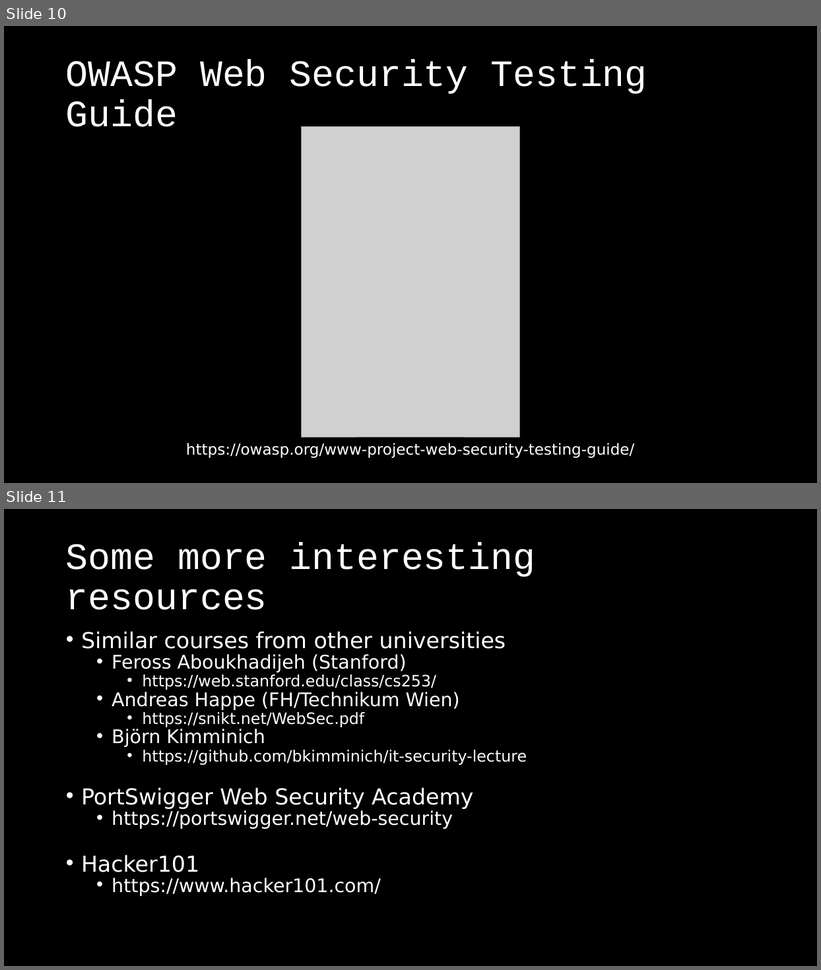
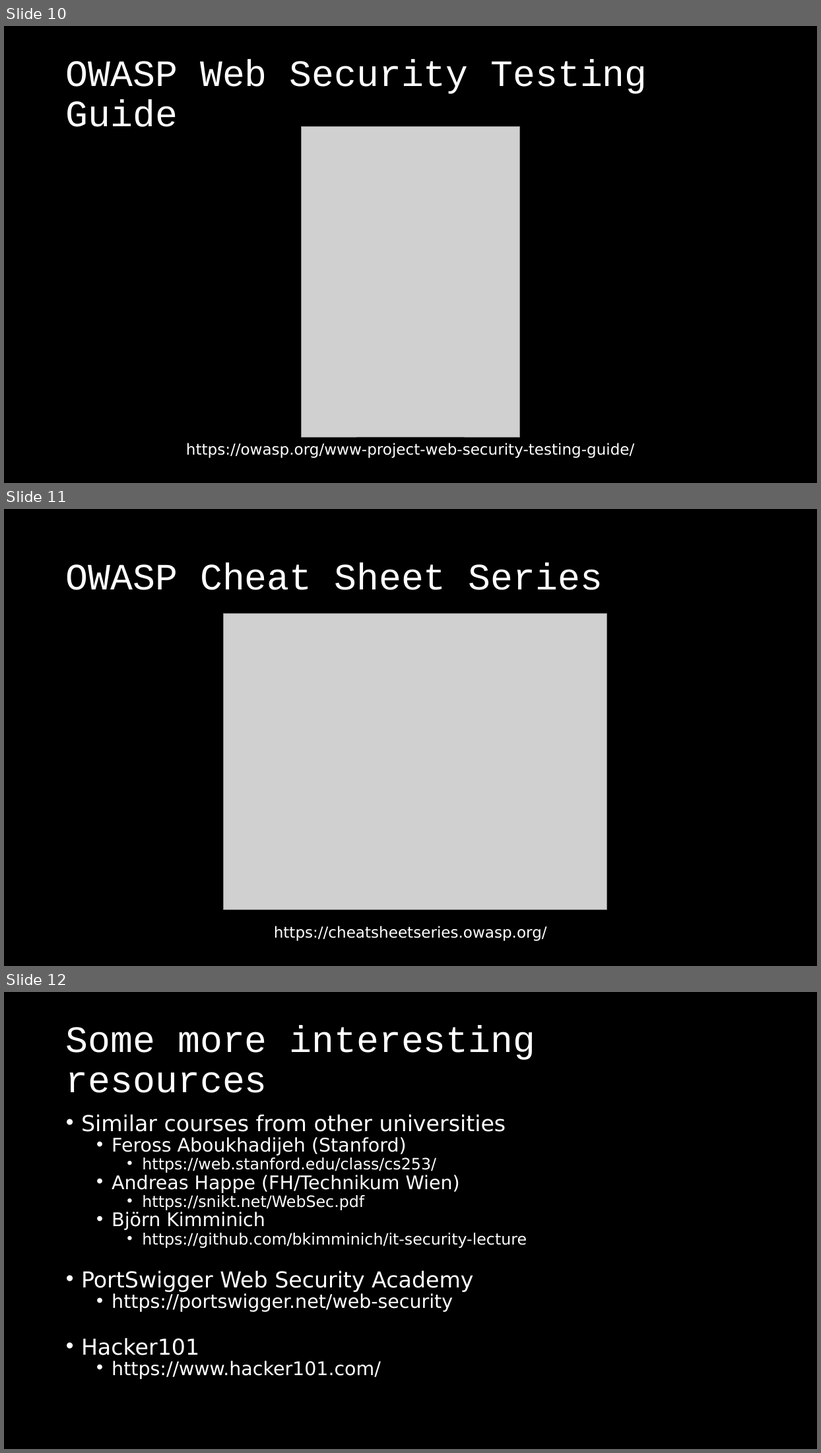
Before and after one commit to dschwarz91/websec-lecture, a slide deck: slides/2_Basic_Principles_and_Resources.pptx. Shown one above the other, each under a label of ours: slides 10 and 11 before the commit, slides 10, 11 and 12 after it. The pictures are 821x970 and 821x1453 pixels, drawn with LibreOffice and Linux fonts; fonts in the diff are those of the drawing; grey boxes stand for pictures. Boxes give left, top, right and bottom in pixels: in the first picture for what was removed or moved away, otherwise in the second. Text is boxed around its words. In the diff, an @@ line names an element or a change of style, - is before the commit and + after.

Commit message:
added owasp cheat sheet series to recommended resources.

```diff
--- a/slides/2_Basic_Principles_and_Resources.pptx
+++ b/slides/2_Basic_Principles_and_Resources.pptx
@@ slide 11 added at bbox=[4, 509, 817, 966], background #000000 @@
@@ title added at bbox=[66, 562, 603, 590], 44 pt, text #FFFFFF @@
+OWASP Cheat Sheet Series
@@ picture added at bbox=[224, 614, 607, 910] @@
@@ text added at bbox=[274, 926, 547, 941], 18 pt, text #FFFFFF @@
+https://cheatsheetseries.owasp.org/
@@ what was slide 11 is now slide 12 @@
```
Also in this commit, not shown: 2 other files.
